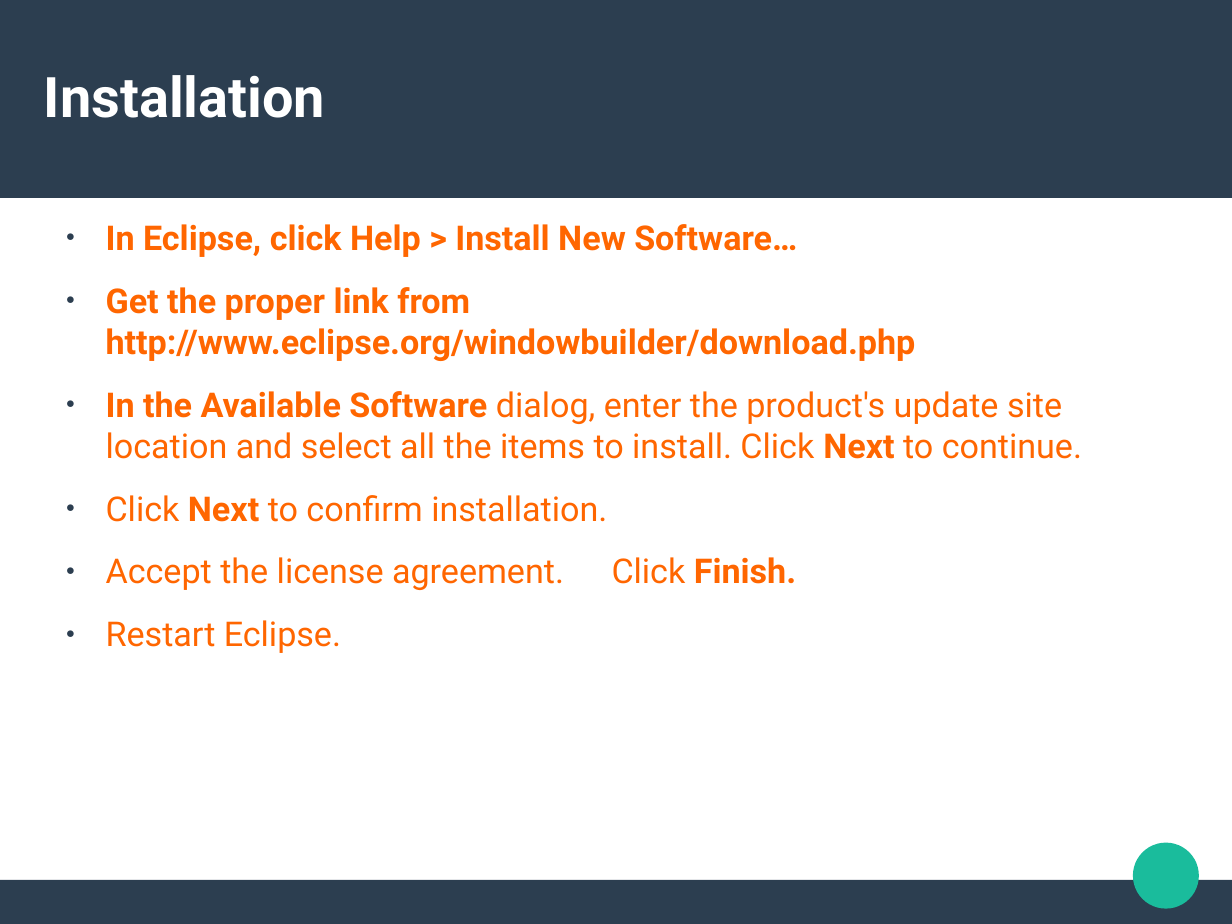
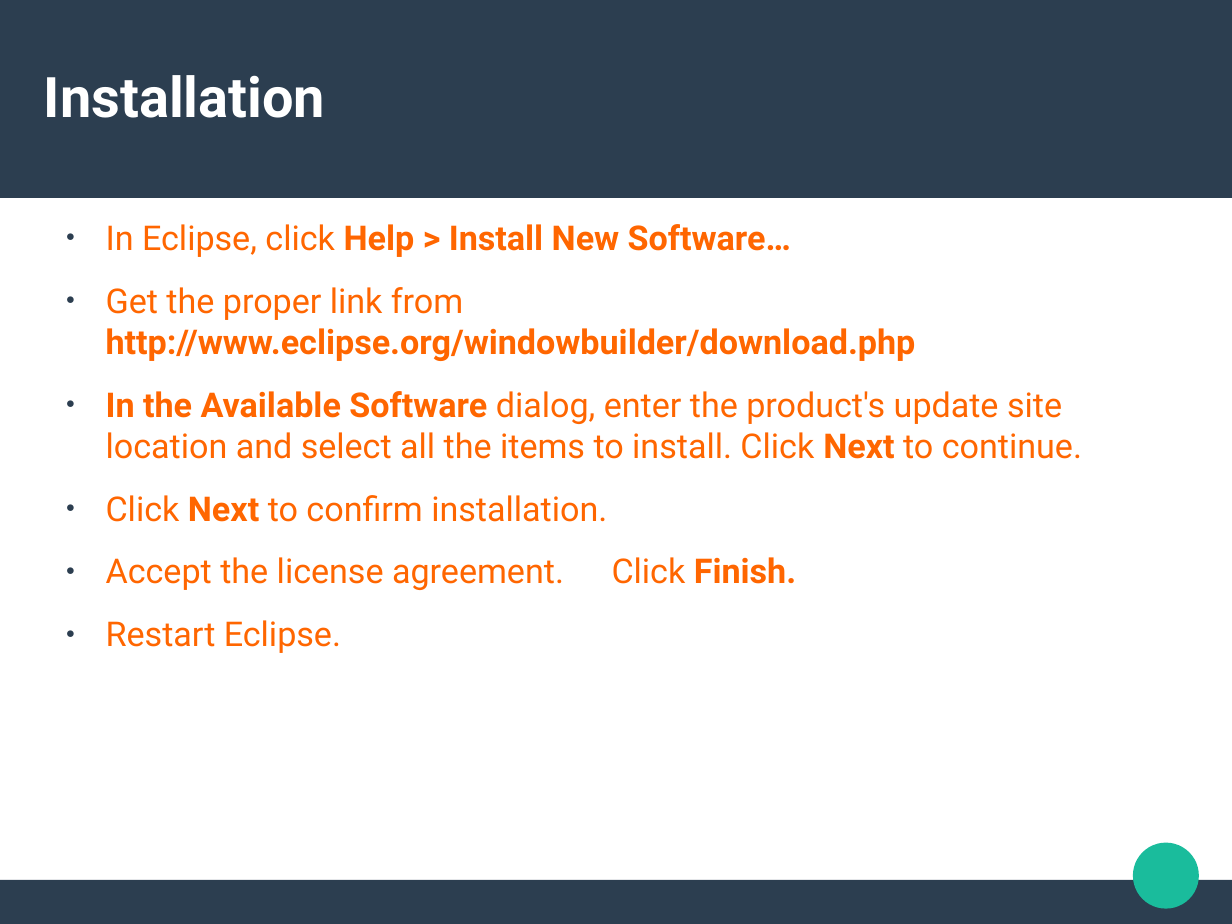
Before and after one commit to alu0100881677/PAI-WindowBuilder, a slide deck: slide 4 of Presentacion.odp. Drawn at 1232x924 pixels with LibreOffice and Linux fonts; fonts in the diff are those of the drawing. Boxes give left, top, right and bottom in pixels: in the first picture for what was removed or moved away, otherwise in the second. Text is boxed around its words. In the diff, an @@ line names an element or a change of style, - is before the commit and + after.

```diff
--- a/Presentacion.odp
+++ b/Presentacion.odp
@@ text at <box>106,224,916,361</box>: bold off in "In Eclipse, click", "Get the proper link from" @@
```
Also in this commit, not shown: 4 other slides changed, 2 other files.
